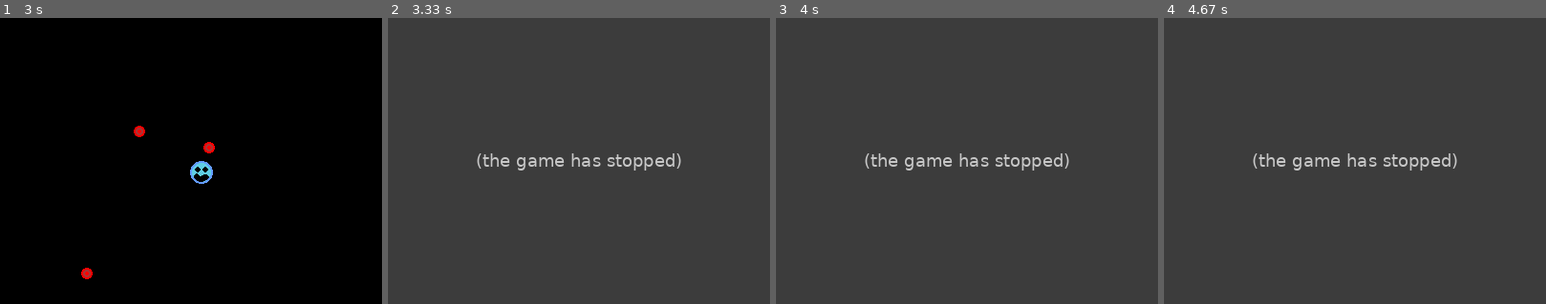
Above: before the commit, frames 1-4 (left to right).
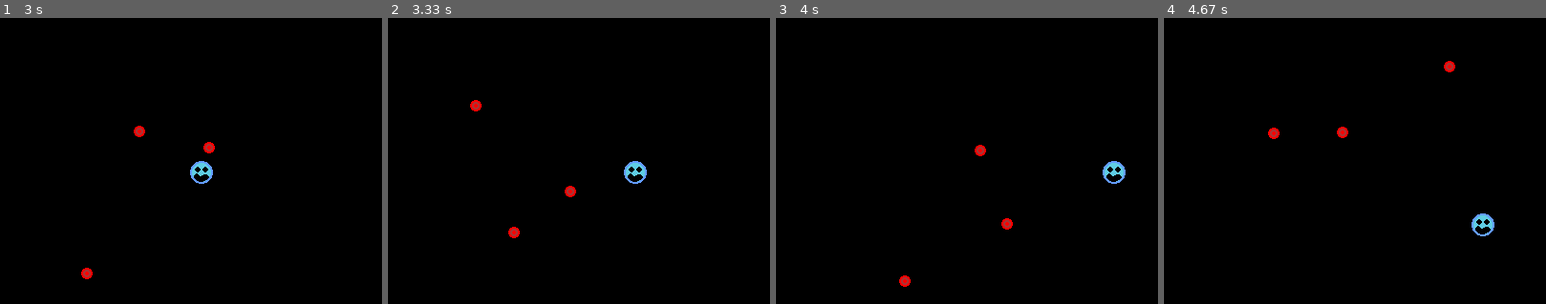
Above: after the commit, the same moments.

Repository: Nejat88/Dont-Touch-Red-Pygame-Test-
Game: pygame game, started from main.py
Same seed, same stepped clock (60 frames per second), same inputs: the game is played once before the commit and once after it.
Inputs:
- Up to frame 1 (3 s): hold Right 0.33-0.8 s; hold Up 0.83-1.13 s; hold Right 1.17-1.63 s; hold Left 1.67-2.2 s; hold Down 2.23-2.53 s; hold Left 2.57-2.97 s
- Up to frame 2 (3.33 s): hold Right from 3 s (still down)
- Up to frame 3 (4 s): release Right at 3.37 s; hold Right from 3.4 s (still down)
- Up to frame 4 (4.67 s): release Right at 4.03 s; hold Down 4.07-4.43 s; hold Left from 4.47 s (still down)

Frame 1 is identical in both runs. In frame 2, 100% of the frame differs, in the area x 0-100%, y 0-100%; in frame 3, 100%; in frame 4, 100%.
Before the commit the program exited at 3.03 s; later frames show no game.

Commit message:
Update main.py

Diff:
--- a/main.py
+++ b/main.py
@@ -12,7 +12,7 @@
 inputAxis=[0,0]
 playerSpeed=150
 prev_time = time.time()
-player_rect=pygame.Rect(playerPos[0],playerPos[1],18,18)
+player_rect=pygame.Rect(playerPos[0],playerPos[1],16,16)
 dt = 0
 
 pygame.mixer.music.load("A.wav")
@@ -97,8 +97,8 @@
 
 	playerPos[0]+=inputAxis[0]*playerSpeed*dt
 	playerPos[1]+=inputAxis[1]*playerSpeed*dt
-	player_rect.x=playerPos[0]
-	player_rect.y=playerPos[1]
+	player_rect.x=playerPos[0]+4
+	player_rect.y=playerPos[1]+4
 
 def PlayerCollision():
 	for bullet in bullets:
